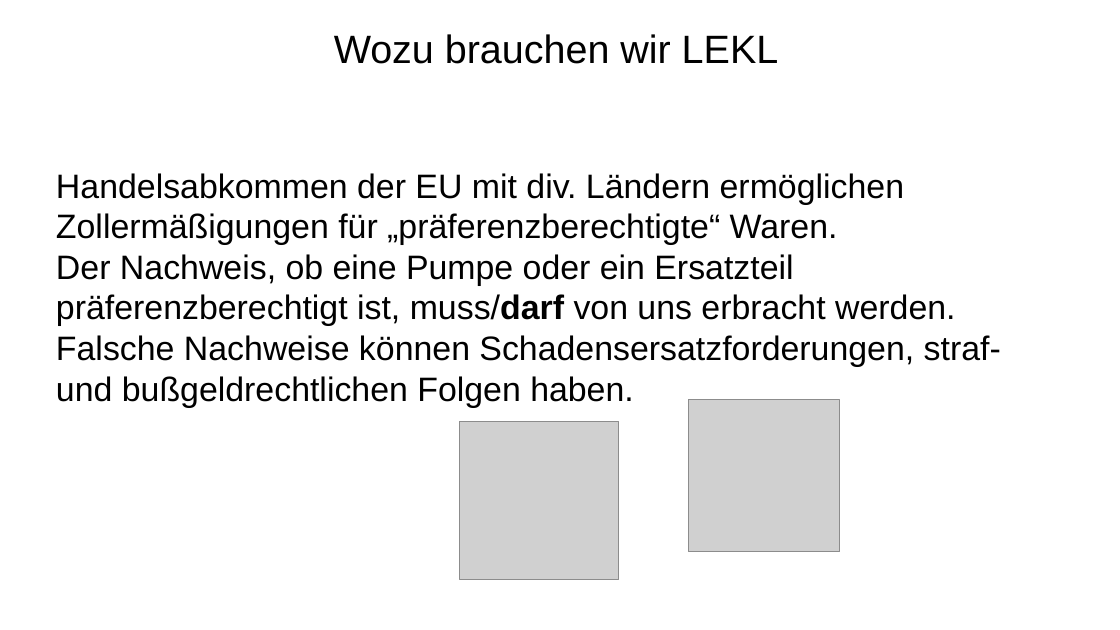
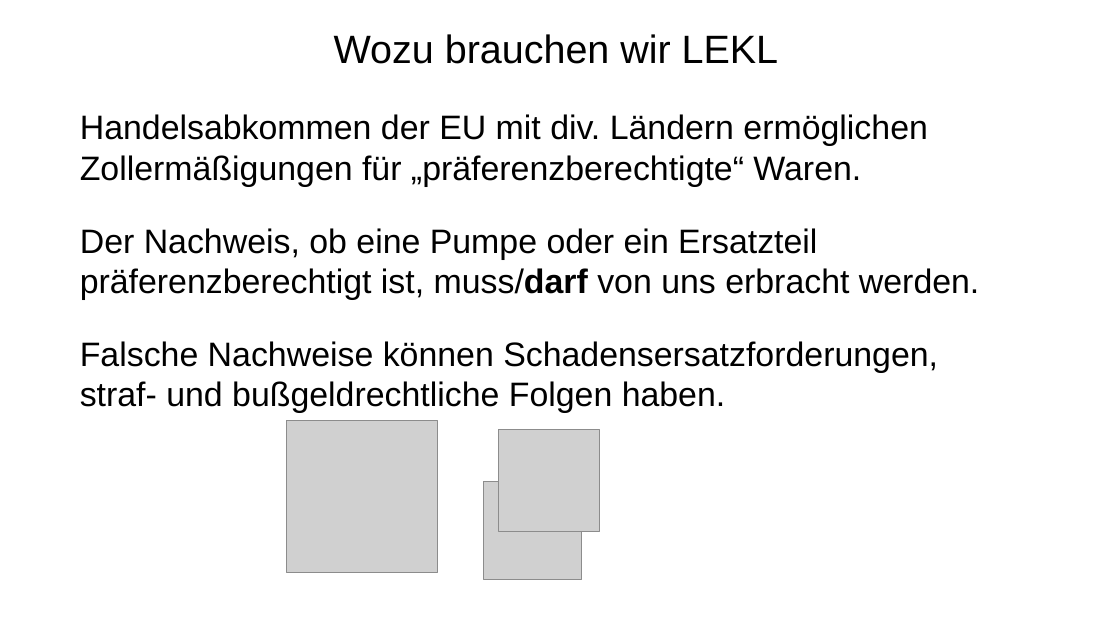
Before and after one commit to KlausEtscheidt/Zoll, a slide deck: slide 2 of LieferErklaer/doku/Hintergrund/Ueberblick_Präferenzberechtigung.pptx. Drawn at 1120x630 pixels with LibreOffice and Linux fonts; fonts in the diff are those of the drawing; grey boxes stand for pictures. Boxes give left, top, right and bottom in pixels: in the first picture for what was removed or moved away, otherwise in the second. Text is boxed around its words. In the diff, an @@ line names an element or a change of style, - is before the commit and + after.

Commit message:
Ersatzteilfilter und TeileDialog dazu
EIngabde der teilespez lekl in Dialog

```diff
--- a/LieferErklaer/doku/Hintergrund/Ueberblick_Präferenzberechtigung.pptx
+++ b/LieferErklaer/doku/Hintergrund/Ueberblick_Präferenzberechtigung.pptx
@@ subtitle at [80, 114, 979, 300]: highlight none to #000000 in "Handelsabkommen der EU mit div. Ländern ermöglichen ...", "Der Nachweis, ob eine Pumpe oder ein ..."; more space between paragraphs @@
@@ subtitle "Handelsabkommen der EU mit div. ...": place and size @@
-subtitle "Handelsabkommen der EU mit div. ..." at [56, 173, 1001, 408]
+subtitle "Handelsabkommen der EU mit div. ..." at [80, 114, 979, 413]
@@ subtitle at [80, 341, 938, 413]: text changed @@
-Falsche Nachweise können Schadensersatzforderungen, straf- und bußgeldrechtlichen Folgen haben.
+Falsche Nachweise können Schadensersatzforderungen,
+straf- und bußgeldrechtliche Folgen haben.
@@ picture: place and size @@
-picture at [688, 400, 839, 552]
+picture at [287, 421, 438, 572]
@@ picture removed at [460, 422, 619, 580] @@
@@ picture added at [498, 430, 600, 532] @@
@@ picture added at [484, 482, 581, 579] @@
```
Also in this commit, not shown: 17 other slides changed, 27 other files.
